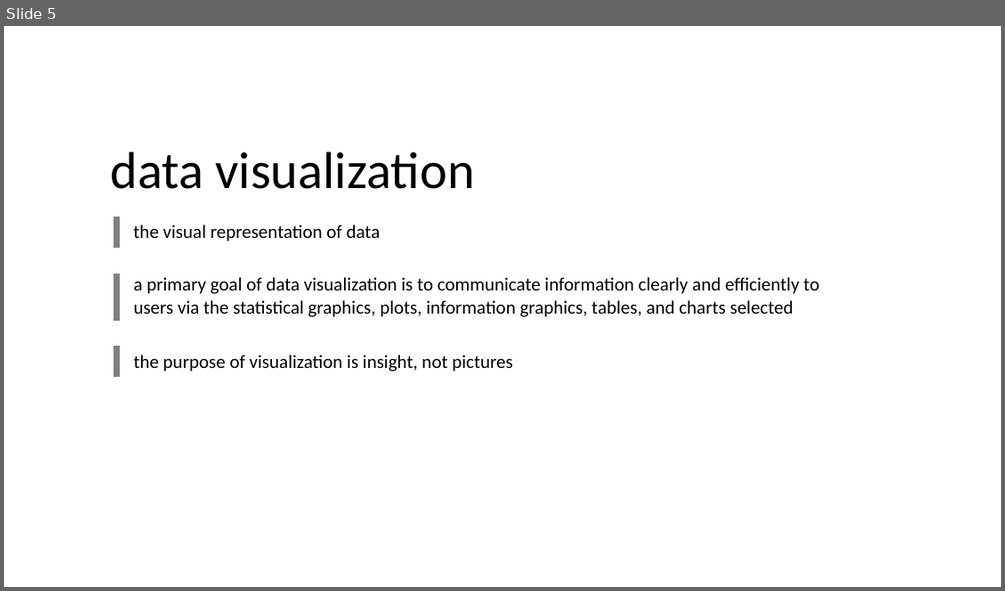
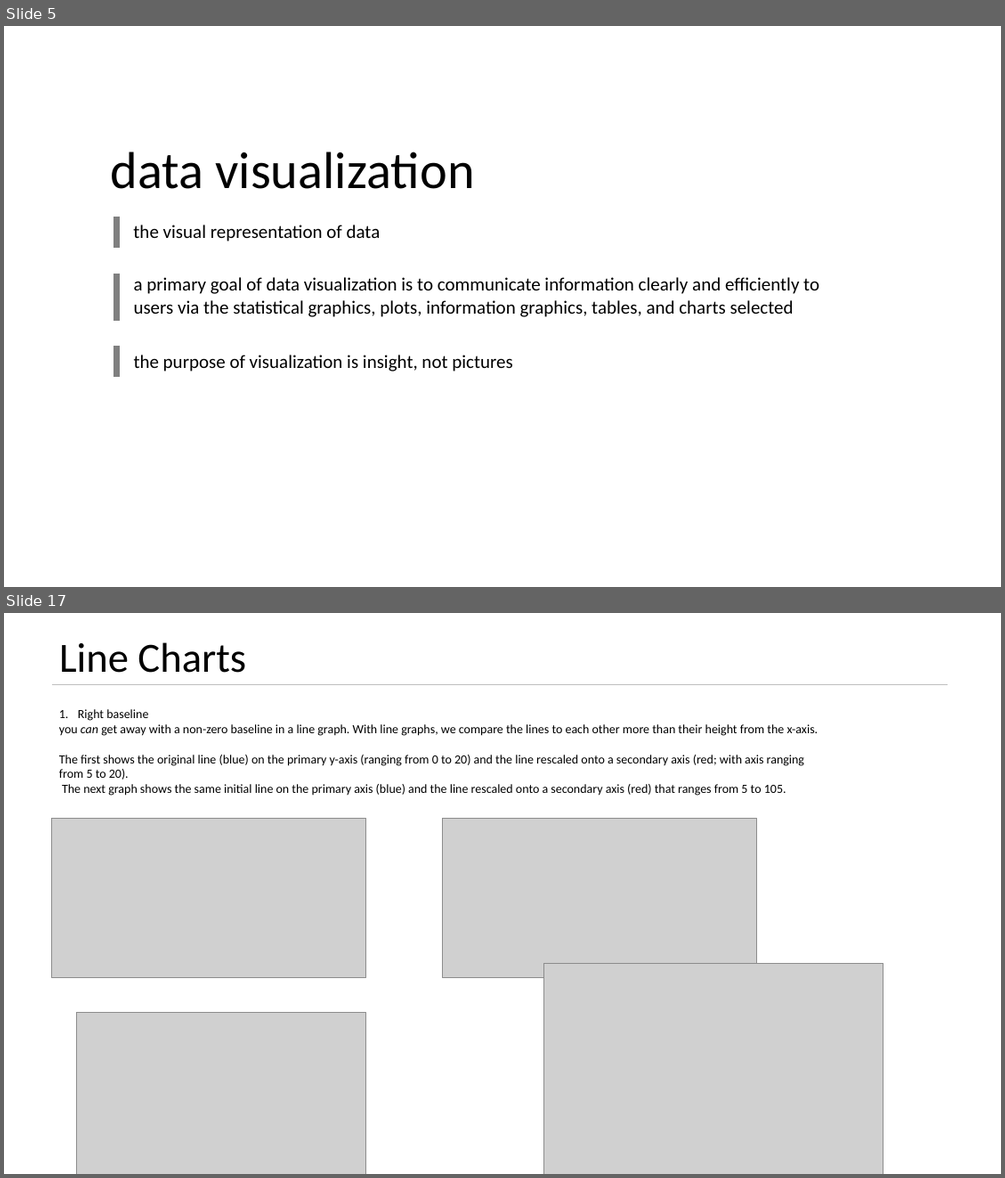
Before and after one commit to kushkul/Intro-to-Analytics, a slide deck: Visualization/Lesson 8 Visualization 1.pptx. Shown one above the other, each under a label of ours: slide 5 before the commit, slides 5 and 17 after it; the slides between them are not shown. The pictures are 1005x591 and 1005x1178 pixels, drawn with LibreOffice and Linux fonts; fonts in the diff are those of the drawing; grey boxes stand for pictures. Boxes give left, top, right and bottom in pixels: in the first picture for what was removed or moved away, otherwise in the second. Text is boxed around its words. In the diff, an @@ line names an element or a change of style, - is before the commit and + after.

Commit message:
Add bar chart details

```diff
--- a/Visualization/Lesson 8 Visualization 1.pptx
+++ b/Visualization/Lesson 8 Visualization 1.pptx
@@ slide 17 added at <box>4,613,1001,1174</box>, background #FFFFFF @@
@@ title added at <box>59,642,246,673</box>, 40 pt, text #000000 @@
+Line Charts
@@ line added from (52, 685) to (947, 685), #BFBFBF 0.5 pt @@
@@ text added at <box>59,709,818,795</box>, 12 pt, text #000000 @@
+1. Right baseline
+you can get away with a non-zero baseline in a line graph. With line graphs, we compare the lines to each other more than their height from the x-axis.
+The first shows the original line (blue) on the primary y-axis (ranging from 0 to 20) and the line rescaled onto a secondary axis (red; with axis ranging from 5 to 20).
+The next graph shows the same initial line on the primary axis (blue) and the line rescaled onto a secondary axis (red) that ranges from 5 to 105.
@@ picture added at <box>52,819,366,977</box> @@
@@ picture added at <box>442,819,756,977</box> @@
@@ picture added at <box>544,963,883,1174</box> @@
@@ picture added at <box>77,1013,366,1174</box> @@
```
Also in this commit, not shown: 1 slide changed, 15 other slides added.
